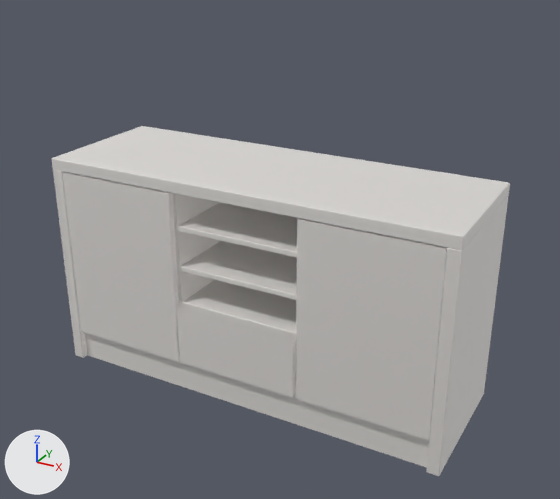
An edit to the OBJ model models/movel.obj, drawn before and after from the same camera.
Camera for both pictures: a 50 mm camera at (965.0, -1703.0, 944.0) aimed at (38.0, -18.0, 102.0). The axes (+X, +Y, +Z) are drawn at lower left. The lights are the same throughout. Where no turn or scale is listed for an object, it has been applied to the vertices.

Script lines for the objects in view, before the commit:
```python
me_main_body = bpy.data.meshes.new('main_body')
me_main_body.from_pydata(...)  # 704 vertices, 710 faces; spans x -581.0..578.0, y -200.0..201.0, z -315.0..315.0
me_main_body.materials.append(mat_wood_01)  # white #f3f1ef
me_porta1 = bpy.data.meshes.new('porta1')
me_porta1.from_pydata(...)  # a box spanning x -544.0..-187.0, y -200.0..-182.0, z -220.0..280.0
me_porta1.materials.append(mat_wood_01)  # white #f3f1ef
me_porta2 = bpy.data.meshes.new('porta2')
me_porta2.from_pydata(...)  # a box spanning x 187.0..544.0, y -200.0..-182.0, z -220.0..280.0
me_porta2.materials.append(mat_wood_01)  # white #f3f1ef
me_porta3 = bpy.data.meshes.new('porta3')
me_porta3.from_pydata([(-182.0, -200.0, -219.0), (-182.0, -200.0, -46.0), (175.0, -200.0, -219.0), (175.0, -200.0, -46.0), (175.0, -182.0, -219.0), (175.0, -182.0, -46.0), (-182.0, -182.0, -219.0), (-182.0, -182.0, -46.0)], [], [(2, 3, 1, 0), (4, 5, 3, 2), (6, 7, 5, 4)])
me_porta3.materials.append(mat_wood_01)  # white #f3f1ef
ob_main_body = bpy.data.objects.new('main_body', me_main_body)
ob_main_body.location = (0.0, 0.0, 0.0)
ob_porta1 = bpy.data.objects.new('porta1', me_porta1)
ob_porta1.location = (0.0, 0.0, 0.0)
ob_porta2 = bpy.data.objects.new('porta2', me_porta2)
ob_porta2.location = (0.0, 0.0, 0.0)
ob_porta3 = bpy.data.objects.new('porta3', me_porta3)
ob_porta3.location = (0.0, 0.0, 0.0)
```
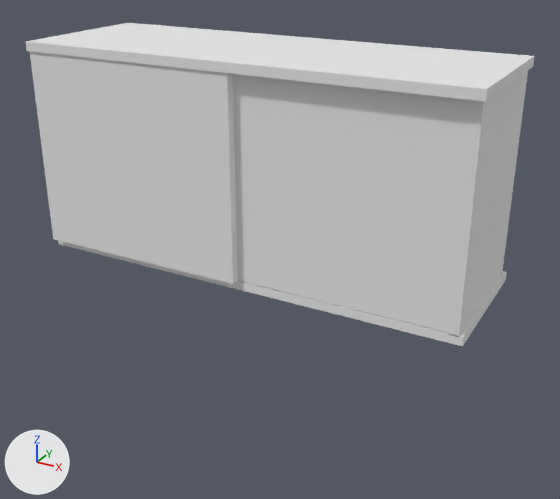
Pixel boxes [x1, y1, x2, y2] of what changed, in the pictures (560 x 499 px):
'porta2', reshaped
    before: [296, 218, 447, 440]
    after: [233, 74, 471, 332]
'main_body', deleted
    before: [52, 126, 510, 476]
'porta1', mesh rescaled (77% wider, 23% taller)
    before: [63, 172, 180, 362]
    after: [30, 51, 238, 284]
'Cube.3', added
    after: [26, 23, 535, 102]
'Cube.2', added
    after: [448, 71, 528, 337]
'porta3', deleted
    before: [176, 305, 296, 397]
'Cube.4', added
    after: [58, 240, 507, 346]

Edits to the bpy script that builds the scene:
```text
Add mat_default:
    mat_default = principled_material('default')
    mat_default.base_color = (0.8, 0.8, 0.8)  # white #e7e7e7
    mat_default.roughness = 1.0
Change me_porta1:
    where me_porta1.from_pydata(...)  # 8 vertices, 6 faces; spans x -544.0..-187.0, y -200.0..-182.0, z -220.0..280.0
    used by ob_porta1; location = (0.0, 0.0, 0.0)
    me_porta1 part 1: the whole mesh is scaled about its middle by (-1.69, -1.34, 1.06), then moved by (75.0, -15.0, 313.0)
Change me_porta2:
    used by ob_porta2; location = (0.0, 0.0, 0.0)
    remove me_porta2.from_pydata(...)  # 8 vertices, 6 faces; spans x 187.0..544.0, y -200.0..-182.0, z -220.0..280.0
    remove me_porta2.materials.append(mat_wood_01)  # white #f3f1ef
    add me_porta2.from_pydata(...)  # 8 vertices, 6 faces; spans x -40.0..565.0, y -194.0..-170.0, z 78.0..608.0
    me_porta2 part 2: the whole mesh is rebuilt
    add me_porta2.materials.append(mat_default)  # white #e7e7e7
Add me_cube_4:
    me_cube_4.from_pydata(...)  # a box spanning x -598.0..599.0, y -194.0..190.0, z 53.0..77.0
    me_cube_4.materials.append(mat_default)  # white #e7e7e7
Add me_cube_3:
    me_cube_3.from_pydata(...)  # a box spanning x -598.0..599.0, y -222.0..190.0, z 607.0..631.0
    me_cube_3.materials.append(mat_default)  # white #e7e7e7
Add me_cube_2:
    me_cube_2.from_pydata(...)  # a box spanning x 564.0..588.0, y -194.0..190.0, z 73.0..623.0
    me_cube_2.materials.append(mat_default)  # white #e7e7e7
Remove ob_main_body:
    ob_main_body = bpy.data.objects.new('main_body', me_main_body)
    ob_main_body.location = (0.0, 0.0, 0.0)
Remove ob_porta3:
    ob_porta3 = bpy.data.objects.new('porta3', me_porta3)
    ob_porta3.location = (0.0, 0.0, 0.0)
Add ob_cube_4:
    ob_cube_4 = bpy.data.objects.new('Cube.4', me_cube_4)
    ob_cube_4.location = (0.0, 0.0, 0.0)
Add ob_cube_3:
    ob_cube_3 = bpy.data.objects.new('Cube.3', me_cube_3)
    ob_cube_3.location = (0.0, 0.0, 0.0)
Add ob_cube_2:
    ob_cube_2 = bpy.data.objects.new('Cube.2', me_cube_2)
    ob_cube_2.location = (0.0, 0.0, 0.0)
```
